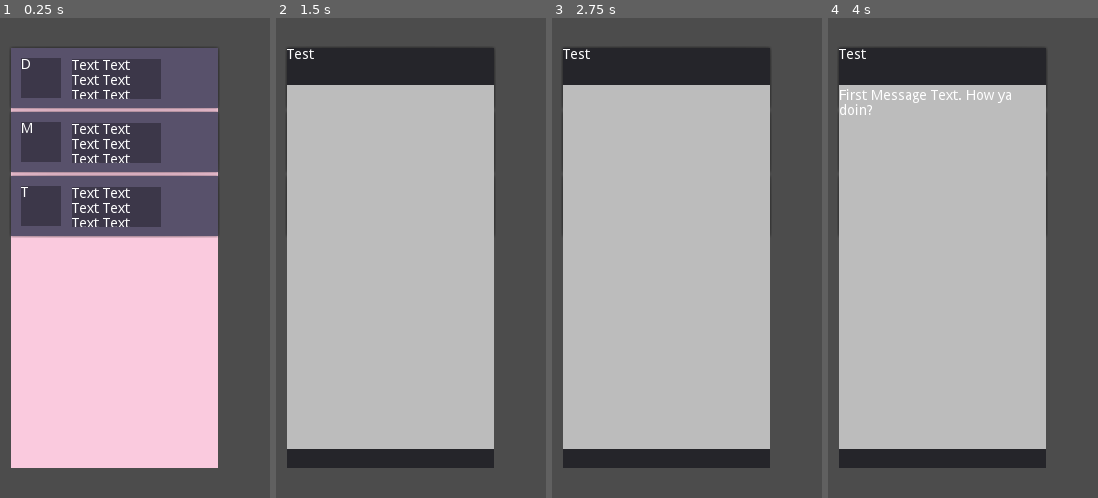
Above: before the commit, frames 1-4 (left to right).
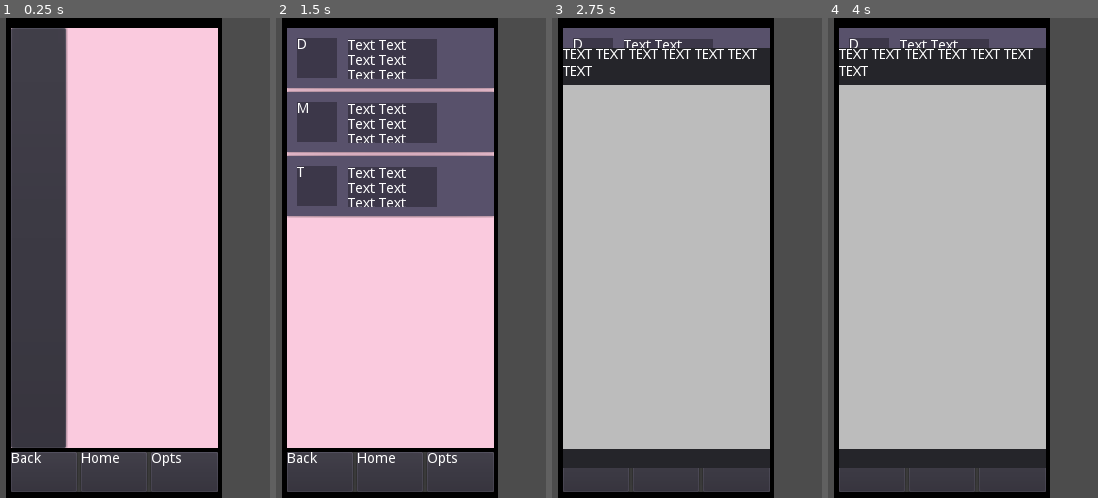
Above: after the commit, the same moments.

Repository: ThomasApplewhite/LexGame
Game: Godot game, scene res://Scripts_Scenes/PhoneScenes/PhoneControl/PhoneControl.tscn
The game is run twice, just before and just after one commit, with the same random seed, the same clock (stepped at 60 frames per second) and the same inputs. Before the commit the project starts from res://Scripts_Scenes/PhoneScenes/AppSlates/GameplayAppSlates/TextMessenger/TextMessengerAppSlate.tscn. The engine's default icon, where the game draws it, is replaced by a stand-in: a white triangle on a blue panel in a dark square.
Inputs (mouse positions are in pixels of both pictures, inside the frame that each line leads up to):
- Up to frame 1 (0.25 s): no input
- Up to frame 2 (1.5 s): click (389, 75) at 0.52 s; click (313, 238) at 1.27 s
- Up to frame 3 (2.75 s): click (665, 142) at 2.02 s
- Up to frame 4 (4 s): click (941, 123) at 2.77 s; click (941, 205) at 3.52 s

The runs differ from the first frame. In frame 1, 47% of the frame differs, in the area x 2-83%, y 0-100%; in frame 2, 75%; in frame 3, 9.1%; in frame 4, 9.6%.
Error after the commit: Invalid call. Nonexistent function 'is_type' in base 'Nil'. (res://Scripts_Scenes/PhoneScenes/AppSlates/GameplayAppSlates/TextMessenger/ConversationAppSlate.gd…

Commit message:
Sewt PhoneControl as project main scene

Diff:
--- a/project.godot
+++ b/project.godot
@@ -51,7 +51,7 @@
 [application]
 
 config/name="Lex Game"
-run/main_scene="res://Scripts_Scenes/PhoneScenes/AppSlates/GameplayAppSlates/TextMessenger/TextMessengerAppSlate.tscn"
+run/main_scene="res://Scripts_Scenes/PhoneScenes/PhoneControl/PhoneControl.tscn"
 config/icon="res://icon.png"
 
 [display]
